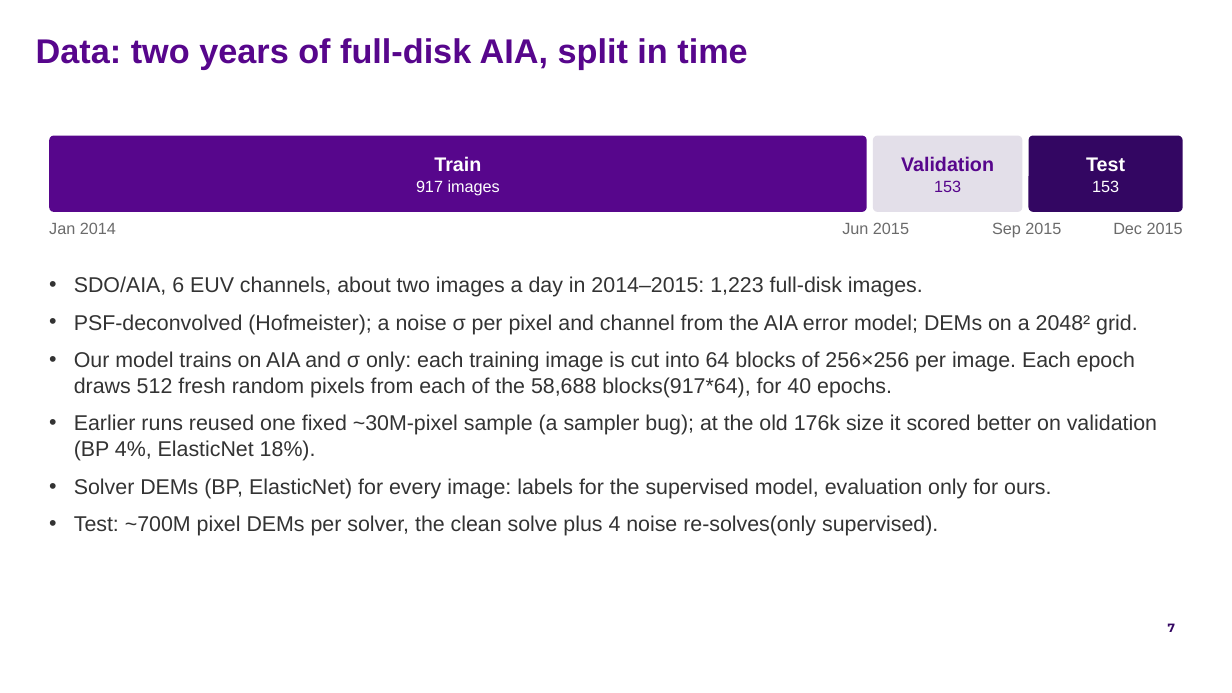
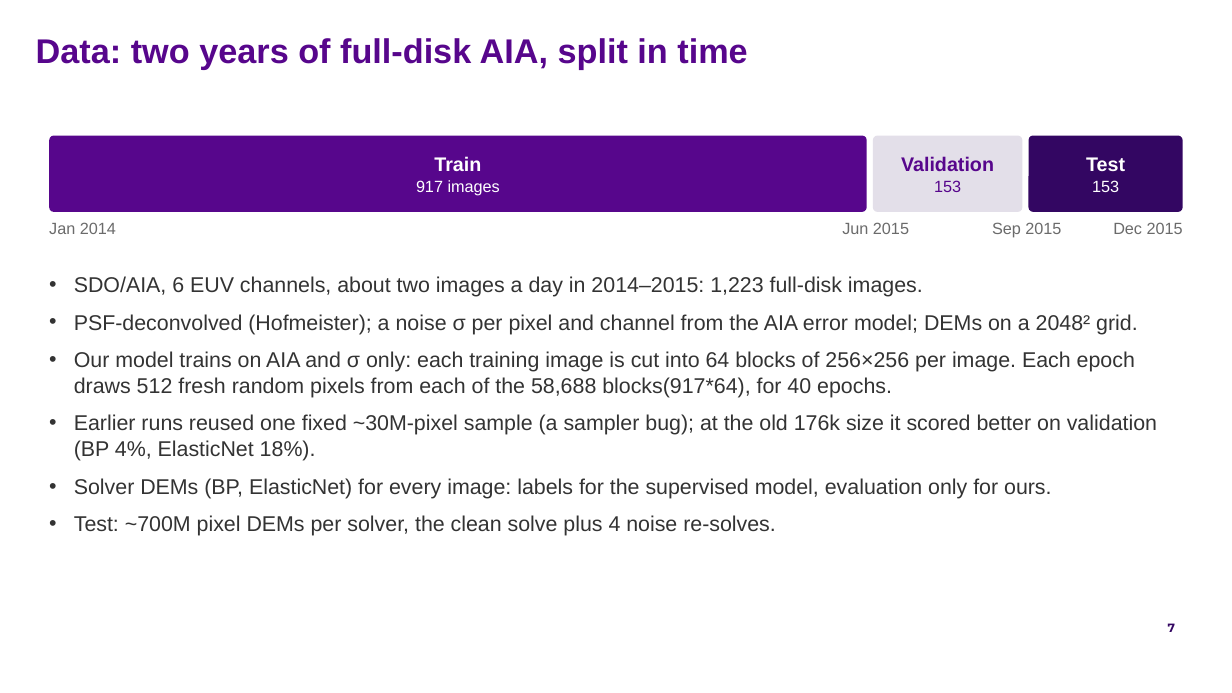
Before and after one commit to FruitPnchSamuraiG/solar-dem-inversion, a slide deck: slide 7 of slides/DEM_deck_v2.pptx. Drawn at 1232x693 pixels with LibreOffice and Linux fonts; fonts in the diff are those of the drawing; background and template pictures are left out. Boxes give left, top, right and bottom in pixels: in the first picture for what was removed or moved away, otherwise in the second. Text is boxed around its words. In the diff, an @@ line names an element or a change of style, - is before the commit and + after.

```diff
--- a/slides/DEM_deck_v2.pptx
+++ b/slides/DEM_deck_v2.pptx
@@ text at <box>74,515,776,536</box>: text changed @@
-• Test: ~700M pixel DEMs per solver, the clean solve plus 4 noise re-solves(only supervised).
+• Test: ~700M pixel DEMs per solver, the clean solve plus 4 noise re-solves.
```
Also in this commit, not shown: 4 other slides changed, 1 slide removed, 2 other files.
